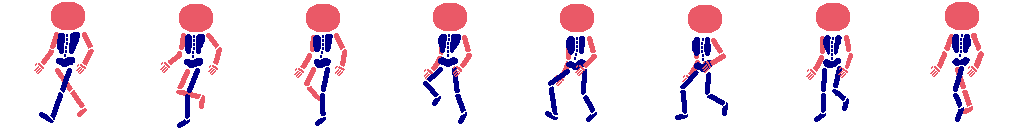
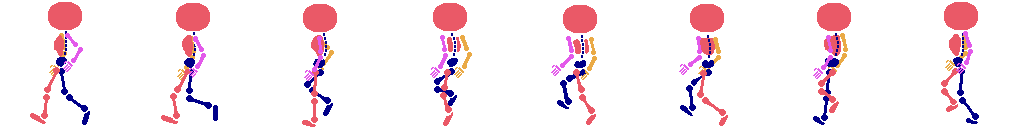
Before/after of a (1024, 128) layered artwork. What changed in the layer stack:
added layer "Blocking_3_Up" above "Blocking_2_Up" over [30, 2, 979, 127]
hid "Blocking_2_Down", moved it into group "old", painted on it over [34, 2, 984, 128]
